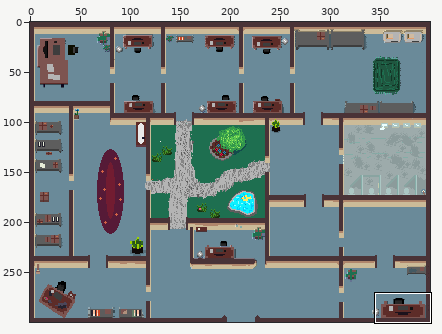
Sprite sheet: Assets/Sprites/Walls.png. The picture above shows the old version from afar; the outline marks the close-up.
Close-up. Earlier state:
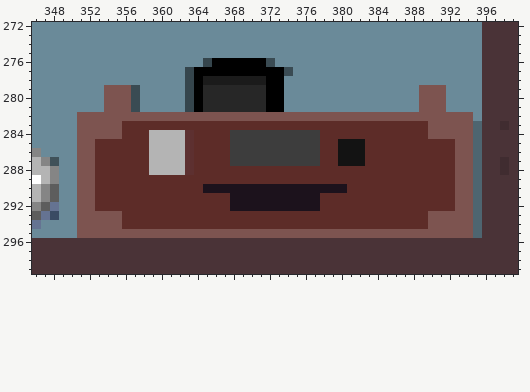
The file is 400x300 pixels. Colours within 5 levels of each other are drawn and written as one. Shown: x 346..399, y 272..299. The commit also changed other parts of the picture, which this record leaves out.
And afterwards:
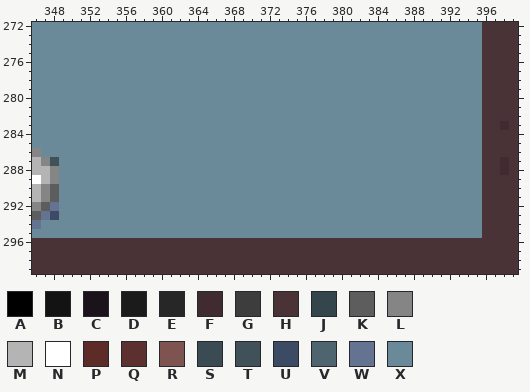
Palette (. is transparent): A #000000  B #131313  C #1c121c  D #1b1b1b  E #272727  F #402c30  G #3d3d3d  H #4a3337  J #35454c  K #5d5d5d  L #858585  M #b4b4b4  N #ffffff  P #5d2c28  Q #5d3030  R #7d5450  S #3a4b53  T #405159  U #3a4b63  V #4e6570  W #657392  X #6a8a99
Change:
Colour A gives way to colour X in row 276 at x 366 to 371; in row 277 at x 364 to 373; in rows 278 to 281 at x 364 and 372 to 373.
Colour B gives way to colour X in rows 285 to 287 at x 380 to 382.
Colour C gives way to colour X in row 290 at x 365 to 380; in rows 291 to 292 at x 368 to 377.
Colour D gives way to colour X in row 278 at x 365 to 371.
Colour E gives way to colour X in rows 279 to 281 at x 365 to 371.
Colour G gives way to colour X in rows 284 to 287 at x 368 to 377.
Colour J gives way to colour X in row 276 at x 365; in rows 277 to 281 at x 363.
Colour M gives way to colour X in rows 284 to 288 at x 359 to 362.
Colour P gives way to colour X in row 283 at x 356 to 389; in row 284 at x 356 to 358, 364 to 367 and 378 to 389; in rows 285 to 287 at x 353 to 358, 364 to 367, 378 to 379 and 383 to 392; in row 288 at x 353 to 358 and 364 to 392; in row 289 at x 353 to 392; in row 290 at x 353 to 364 and 381 to 392.
Colour P gives way to colour X in rows 291 to 292 at x 353 to 367 and 378 to 392; in rows 293 to 294 at x 356 to 389.
Colour Q gives way to colour X in rows 284 to 288 at x 363.
Colour R gives way to colour X in rows 279 to 281 at x 354 to 356 and 389 to 391; in row 282 at x 351 to 394; in rows 283 to 284 at x 351 to 355 and 390 to 394; in rows 285 to 292 at x 351 to 352 and 393 to 394; in rows 293 to 294 at x 351 to 355 and 390 to 394; in row 295 at x 351 to 394.
Colour S gives way to colour X in row 276 at x 372; in row 277 at x 374; in rows 279 to 281 at x 357.
Colour V gives way to colour X in rows 283 to 295 at x 395.
Where, in picture pixels (left, top, right, bottom), the same in both close-ups:
changed: (77, 58, 482, 238)
